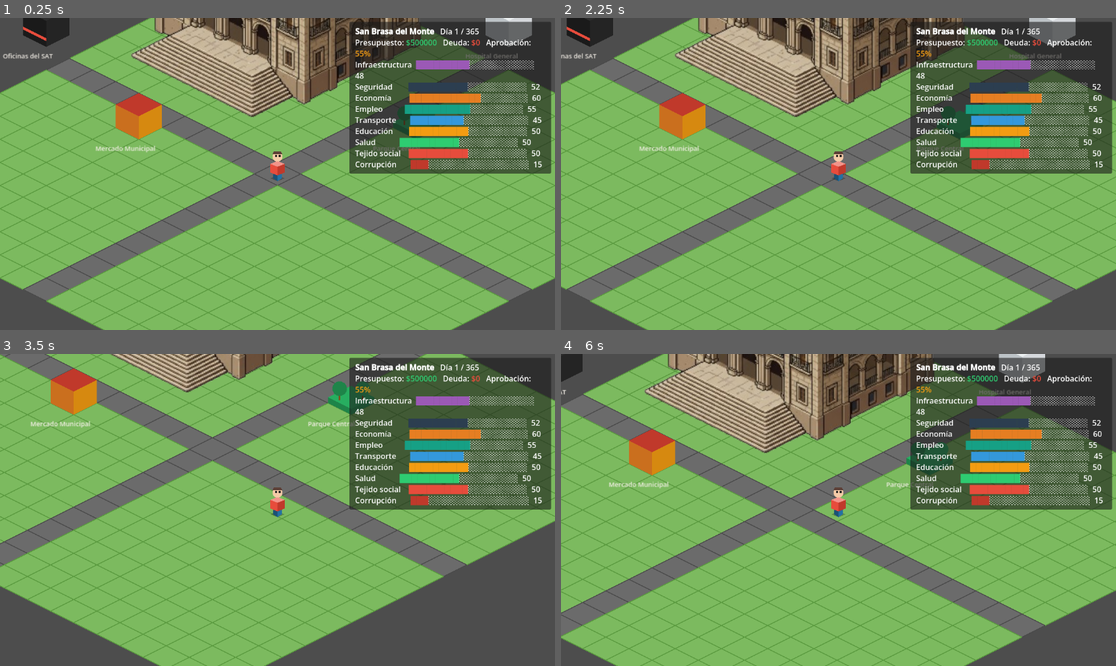
Above: before the commit, frames 1-4 (two rows, left to right).
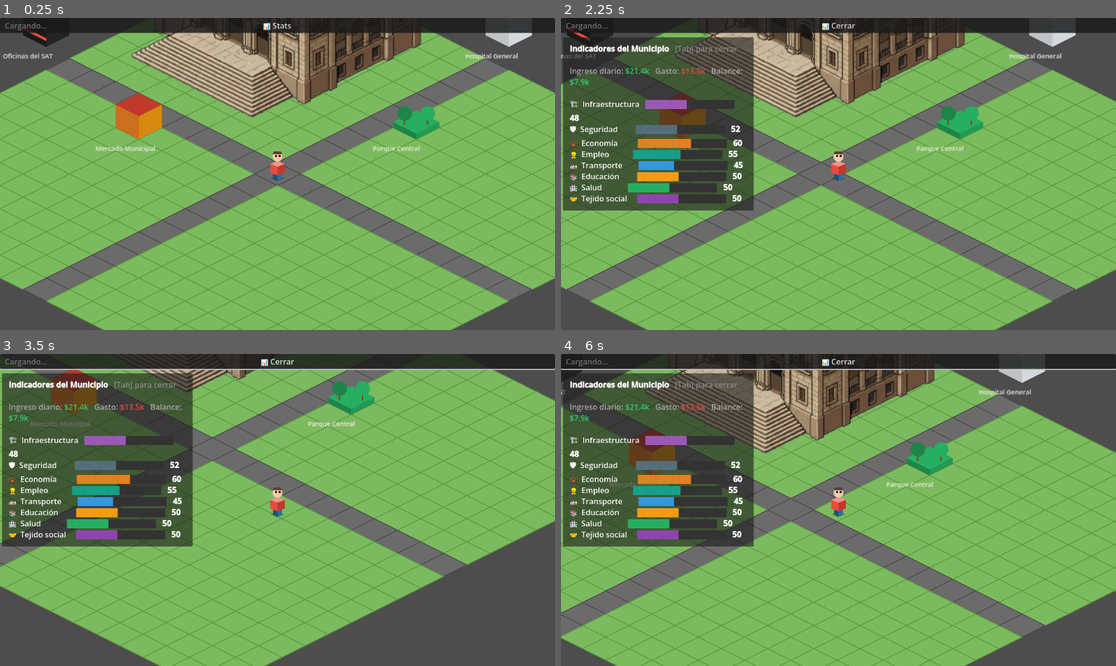
Above: after the commit, the same moments.

Repository: Edmex22/JUEGO-DEL-bajiO
Game: Godot game, scene res://main.tscn
Two runs of this game, one before a commit and one after it. Both use one fixed random seed, a clock stepped at 60 frames per second and the inputs below. The engine's default icon, where the game draws it, is replaced by a stand-in: a white triangle on a blue panel in a dark square.
Inputs (mouse positions are in pixels of both pictures, inside the frame that each line leads up to):
- Up to frame 1 (0.25 s): no input
- Up to frame 2 (2.25 s): click (838, 24) at 0.5 s, where only the run after the commit has a clickable "📊 Stats"; click (838, 24) at 1.25 s, where only the run after the commit has a clickable "📊 Cerrar"; tap Enter (ui_accept) at 2 s; move the mouse to (960, 158) at 2.02 s; hold D (move_right) from 2.03 s (still down); tap Tab at 2.1 s; click (960, 158) at 2.17 s
- Up to frame 3 (3.5 s): tap Enter (ui_accept) at 2.27, 3.02 s; move the mouse to (166, 525) at 2.77 s; release D (move_right) at 2.78 s; hold S (move_down) from 2.78 s (still down); tap E (interact) at 2.85 s; tap Tab at 3.05 s
- Up to frame 4 (6 s): move the mouse to (894, 441) at 3.52 s; release S (move_down) at 3.53 s; hold D (move_right) 3.53-4.28 s; tap Tab at 3.6, 4.35, 5.3, 5.85 s; move the mouse to (810, 572) at 4.27 s; hold W (move_up) 4.28-5.03 s; click (810, 572) at 4.42 s; tap Enter (ui_accept) at 4.52, 5.27 s; move the mouse to (1005, 556) at 5.02 s; hold A (move_left) from 5.03 s (still down); tap E (interact) at 5.1 s; move the mouse to (672, 463) at 5.77 s

The runs differ from the first frame. In frame 1, 20% of the frame differs, in the area x 0-100%, y 0-50%; in frame 2, 38%; in frame 3, 40%, in the area x 0-100%, y 0-62%; in frame 4, 39%.
Error after the commit: Invalid assignment of property or key 'text' with value of type 'String' on a base object of type 'null instance'. (res://scripts/hud.gd:38)

Commit message:
feat: HUD compacto — barra top fija + panel de stats colapsable con Tab
- Barra superior: nombre, día, presupuesto, deuda, aprobación (siempre visible)
- Panel lateral izquierdo: abre/cierra con Tab o botón 📊
- Barras de indicadores más compactas (15 bloques) con emoji por categoría
- Formato de números en k/M para ahorrar espacio
- Balance diario (ingreso - gasto) visible en el panel

Co-Authored-By: Claude Opus 4.8 <noreply@anthropic.com>
Claude-Session: https://claude.ai/code/session_013ABLjw4tJ4gWc96d8ikdtv

Diff:
--- a/main.tscn
+++ b/main.tscn
@@ -318,28 +318,73 @@
 layer = 10
 script = ExtResource("4_hud")
 
-[node name="HUDPanel" type="PanelContainer" parent="HUD"]
-anchors_preset = 3
+[node name="BarraTop" type="PanelContainer" parent="HUD"]
+anchors_preset = 1
+anchor_left = 0.0
+anchor_top = 0.0
+anchor_right = 1.0
+anchor_bottom = 0.0
+offset_top = 0.0
+offset_bottom = 0.0
+grow_horizontal = 2
+
+[node name="MarginContainer" type="MarginContainer" parent="HUD/BarraTop"]
+layout_mode = 2
+theme_override_constants/margin_left = 10
+theme_override_constants/margin_top = 4
+theme_override_constants/margin_right = 10
+theme_override_constants/margin_bottom = 4
+
+[node name="HBox" type="HBoxContainer" parent="HUD/BarraTop/MarginContainer"]
+layout_mode = 2
+
+[node name="TopLabel" type="RichTextLabel" parent="HUD/BarraTop/MarginContainer/HBox"]
+custom_minimum_size = Vector2(600, 0)
+layout_mode = 2
+size_flags_horizontal = 3
+fit_content = true
+bbcode_enabled = true
+scroll_active = false
+text = "Cargando..."
+
+[node name="BtnStats" type="Button" parent="HUD/BarraTop"]
+layout_mode = 1
 anchor_left = 1.0
 anchor_top = 0.0
 anchor_right = 1.0
+anchor_bottom = 1.0
+offset_left = -110.0
+offset_right = -4.0
+offset_top = 4.0
+offset_bottom = -4.0
+grow_horizontal = 0
+text = "📊 Stats"
+
+[node name="PanelStats" type="Panel" parent="HUD"]
+visible = false
+anchor_left = 0.0
+anchor_top = 0.0
+anchor_right = 0.0
 anchor_bottom = 0.0
-offset_left = -420.0
-offset_top = 8.0
-offset_right = -8.0
-offset_bottom = 8.0
-grow_horizontal = 0
-
-[node name="MarginContainer" type="MarginContainer" parent="HUD/HUDPanel"]
-layout_mode = 2
-theme_override_constants/margin_left = 12
-theme_override_constants/margin_top = 8
-theme_override_constants/margin_right = 12
-theme_override_constants/margin_bottom = 8
-
-[node name="HUDLabel" type="RichTextLabel" parent="HUD/HUDPanel/MarginContainer"]
-custom_minimum_size = Vector2(395, 0)
-layout_mode = 2
-fit_content = true
+offset_left = 4.0
+offset_top = 40.0
+offset_right = 400.0
+offset_bottom = 400.0
+
+[node name="MarginContainer" type="MarginContainer" parent="HUD/PanelStats"]
+layout_mode = 1
+anchors_preset = 15
+anchor_right = 1.0
+anchor_bottom = 1.0
+theme_override_constants/margin_left = 14
+theme_override_constants/margin_top = 12
+theme_override_constants/margin_right = 14
+theme_override_constants/margin_bottom = 12
+
+[node name="StatsLabel" type="RichTextLabel" parent="HUD/PanelStats/MarginContainer"]
+layout_mode = 2
+size_flags_horizontal = 3
+size_flags_vertical = 3
 bbcode_enabled = true
-text = "Cargando..."
+scroll_active = false
+text = ""
--- a/scripts/hud.gd
+++ b/scripts/hud.gd
@@ -1,36 +1,84 @@
 extends CanvasLayer
 
-@onready var label: RichTextLabel = $HUDPanel/MarginContainer/HUDLabel
+@onready var barra_top: RichTextLabel = $BarraTop/MarginContainer/TopLabel
+@onready var panel_stats: Panel       = $PanelStats
+@onready var stats_label: RichTextLabel = $PanelStats/MarginContainer/StatsLabel
+@onready var btn_toggle: Button       = $BarraTop/BtnStats
+
+var _panel_abierto := false
+
+
+func _ready() -> void:
+	btn_toggle.pressed.connect(_toggle_panel)
+	panel_stats.visible = false
 
 
 func _process(_delta: float) -> void:
-	_actualizar()
+	_actualizar_top()
+	if _panel_abierto:
+		_actualizar_stats()
 
 
-func _actualizar() -> void:
+func _unhandled_key_input(event: InputEvent) -> void:
+	if event is InputEventKey and event.pressed and not event.echo:
+		if event.physical_keycode == KEY_TAB:
+			_toggle_panel()
+			get_viewport().set_input_as_handled()
+
+
+func _toggle_panel() -> void:
+	_panel_abierto = !_panel_abierto
+	panel_stats.visible = _panel_abierto
+	btn_toggle.text = "📊 Cerrar" if _panel_abierto else "📊 Stats"
+
+
+func _actualizar_top() -> void:
 	var gs := GameState
-	label.text = (
-		"[b]" + gs.municipio_nombre + "[/b]   Día " + str(gs.dia_actual) + " / 365\n" +
-		"Presupuesto: [color=#2ECC71]$" + str(gs.presupuesto_municipal) + "[/color]" +
-		"   Deuda: [color=#E74C3C]$" + str(gs.deuda_municipal) + "[/color]" +
-		"   Aprobación: [color=#F39C12]" + str(gs.aprobacion_ciudadana) + "%[/color]\n" +
-		_barra("Infraestructura", gs.infraestructura,     "#9B59B6") +
-		_barra("Seguridad",       gs.seguridad,           "#2C3E50") +
-		_barra("Economía",        gs.actividad_economica, "#E67E22") +
-		_barra("Empleo",          gs.empleo,              "#16A085") +
-		_barra("Transporte",      gs.transporte,          "#3498DB") +
-		_barra("Educación",       gs.educacion,           "#F39C12") +
-		_barra("Salud",           gs.salud,               "#2ECC71") +
-		_barra("Tejido social",   gs.tejido_social,       "#E74C3C") +
-		_barra("Corrupción",      gs.corrupcion,          "#C0392B", true)
+	var color_presup := "#2ECC71" if gs.presupuesto_municipal > 100000 else "#E74C3C"
+	barra_top.text = (
+		"[b]" + gs.municipio_nombre + "[/b]" +
+		"   📅 Día " + str(gs.dia_actual) + "/365" +
+		"   💰 [color=" + color_presup + "]$" + _fmt(gs.presupuesto_municipal) + "[/color]" +
+		"   🏦 Deuda: [color=#E74C3C]$" + _fmt(gs.deuda_municipal) + "[/color]" +
+		"   ⭐ Aprob: [color=#F39C12]" + str(gs.aprobacion_ciudadana) + "%[/color]"
 	)
 
 
-func _barra(nombre: String, valor: int, color: String, inverso: bool = false) -> String:
-	var bloques_total := 20
-	var llenos := int(valor * bloques_total / 100.0)
-	var barra := "[color=" + color + "]" + "█".repeat(llenos) + "[/color]" + "░".repeat(bloques_total - llenos)
+func _actualizar_stats() -> void:
+	var gs := GameState
+	var ing := gs.calcular_ingreso_diario()
+	var gas := gs.calcular_gasto_operativo_diario()
+	var balance_color := "#2ECC71" if ing >= gas else "#E74C3C"
+
+	stats_label.text = (
+		"[b]Indicadores del Municipio[/b]   [color=#888888][Tab] para cerrar[/color]\n\n" +
+		"[color=#AAAAAA]Ingreso diario: [color=#2ECC71]$" + _fmt(ing) +
+		"[/color]   Gasto: [color=#E74C3C]$" + _fmt(gas) +
+		"[/color]   Balance: [color=" + balance_color + "]$" + _fmt(ing - gas) + "[/color][/color]\n\n" +
+		_fila("🏗  Infraestructura", gs.infraestructura,     "#9B59B6") +
+		_fila("🛡  Seguridad",       gs.seguridad,           "#546E7A") +
+		_fila("💼  Economía",        gs.actividad_economica, "#E67E22") +
+		_fila("👷  Empleo",          gs.empleo,              "#16A085") +
+		_fila("🚌  Transporte",      gs.transporte,          "#3498DB") +
+		_fila("📚  Educación",       gs.educacion,           "#F39C12") +
+		_fila("🏥  Salud",           gs.salud,               "#27AE60") +
+		_fila("🤝  Tejido social",   gs.tejido_social,       "#8E44AD") +
+		_fila("🚨  Corrupción",      gs.corrupcion,          "#C0392B", true)
+	)
+
+
+func _fila(nombre: String, valor: int, color: String, inverso: bool = false) -> String:
+	var llenos := int(valor * 15 / 100.0)
+	var barra := "[color=" + color + "]" + "█".repeat(llenos) + "[/color][color=#333333]" + "█".repeat(15 - llenos) + "[/color]"
 	var alerta := ""
 	if (not inverso and valor <= 35) or (inverso and valor >= 65):
 		alerta = " [color=#E74C3C]⚠[/color]"
-	return "%-16s %s %3d%s\n" % [nombre, barra, valor, alerta]
+	return "%-20s %s  [b]%3d[/b]%s\n" % [nombre, barra, valor, alerta]
+
+
+func _fmt(n: int) -> String:
+	if abs(n) >= 1000000:
+		return "%.1fM" % (n / 1000000.0)
+	if abs(n) >= 1000:
+		return "%.1fk" % (n / 1000.0)
+	return str(n)
